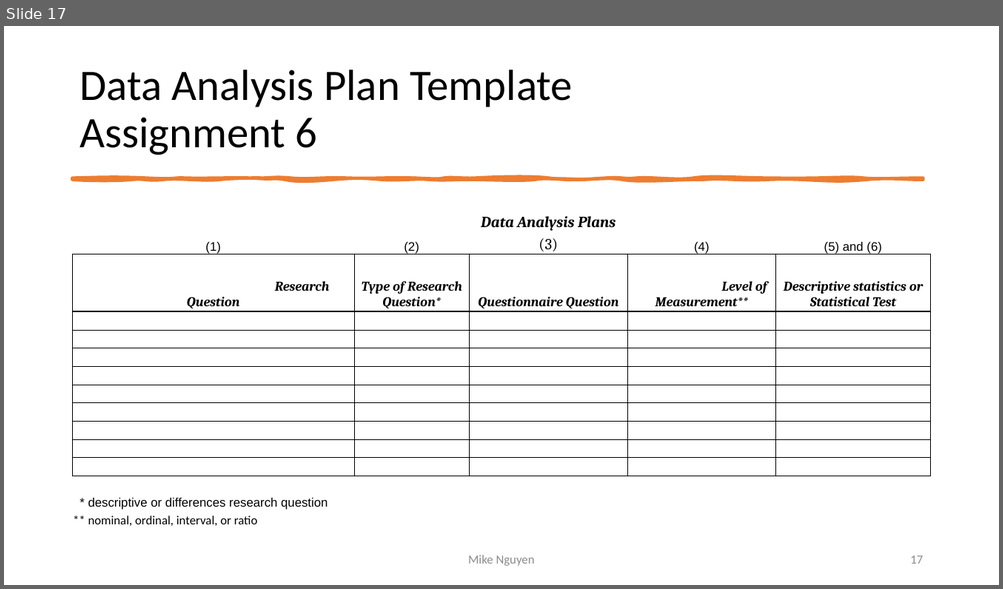
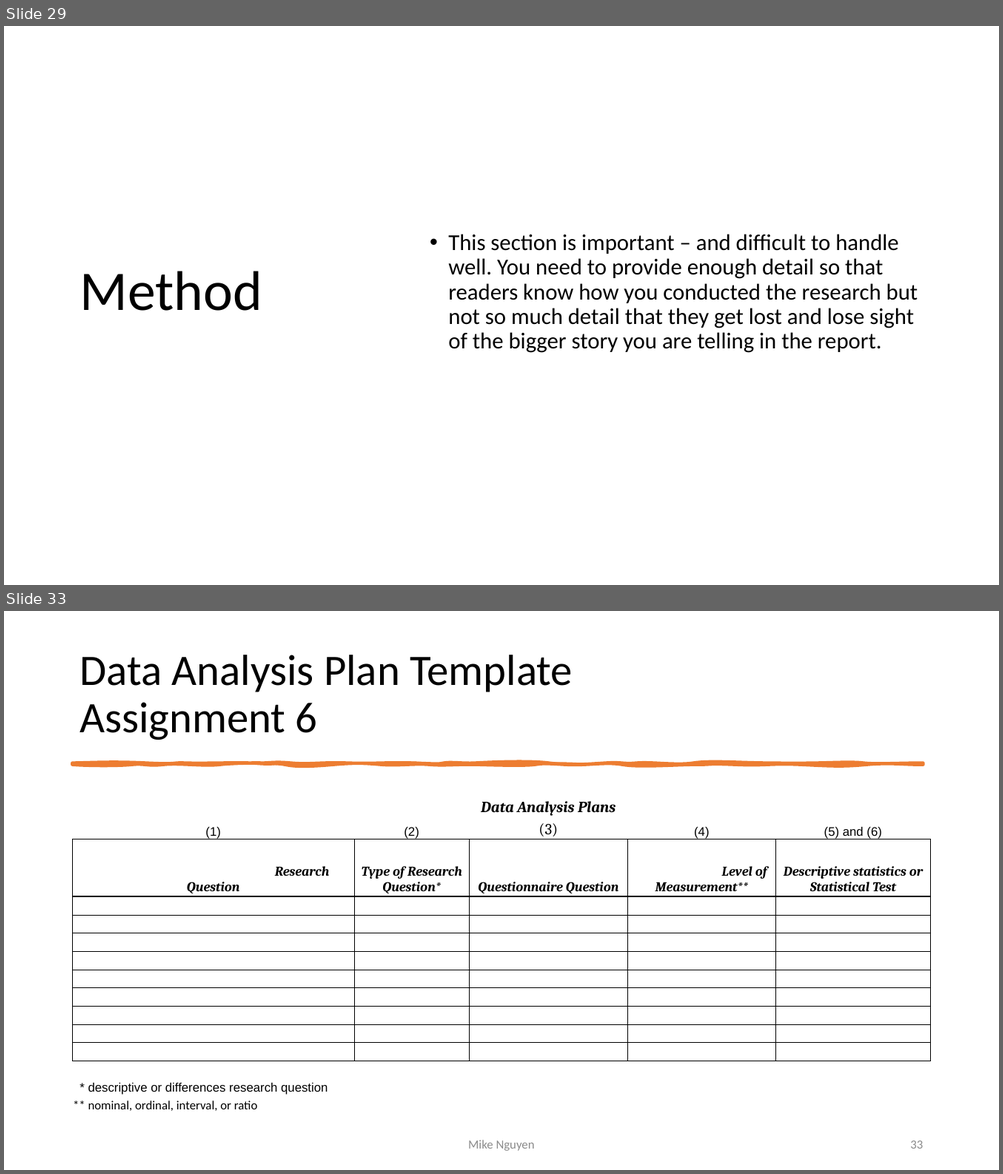
Before and after one commit to mikenguyen13/mar4050, a slide deck: lectures/10/1_Data Analysis.pptx. Shown one above the other, each under a label of ours: slide 17 before the commit, slides 29 and 33 after it; the slides between them are not shown. The pictures are 1003x589 and 1003x1174 pixels, drawn with LibreOffice and Linux fonts; fonts in the diff are those of the drawing. Boxes give left, top, right and bottom in pixels: in the first picture for what was removed or moved away, otherwise in the second. Text is boxed around its words. In the diff, an @@ line names an element or a change of style, - is before the commit and + after.

```diff
--- a/lectures/10/1_Data Analysis.pptx
+++ b/lectures/10/1_Data Analysis.pptx
@@ slide 29 added at [4, 26, 999, 585], background #FFFFFF @@
@@ text added at [448, 234, 918, 353], 22 pt, text #000000 @@
+• This section is important – and difficult to handle well. You need to provide enough detail so that readers know how you conducted the research but not so much detail that they get lost and lose sight of the bigger story you are telling in the report.
@@ title added at [80, 271, 262, 311], 54 pt, text #000000 @@
+Method
@@ what was slide 17 is now slide 33 @@
@@ page number at [910, 1141, 922, 1149]: text changed @@
-17
+33
```
Also in this commit, not shown: 15 other slides added, 8 other files.
